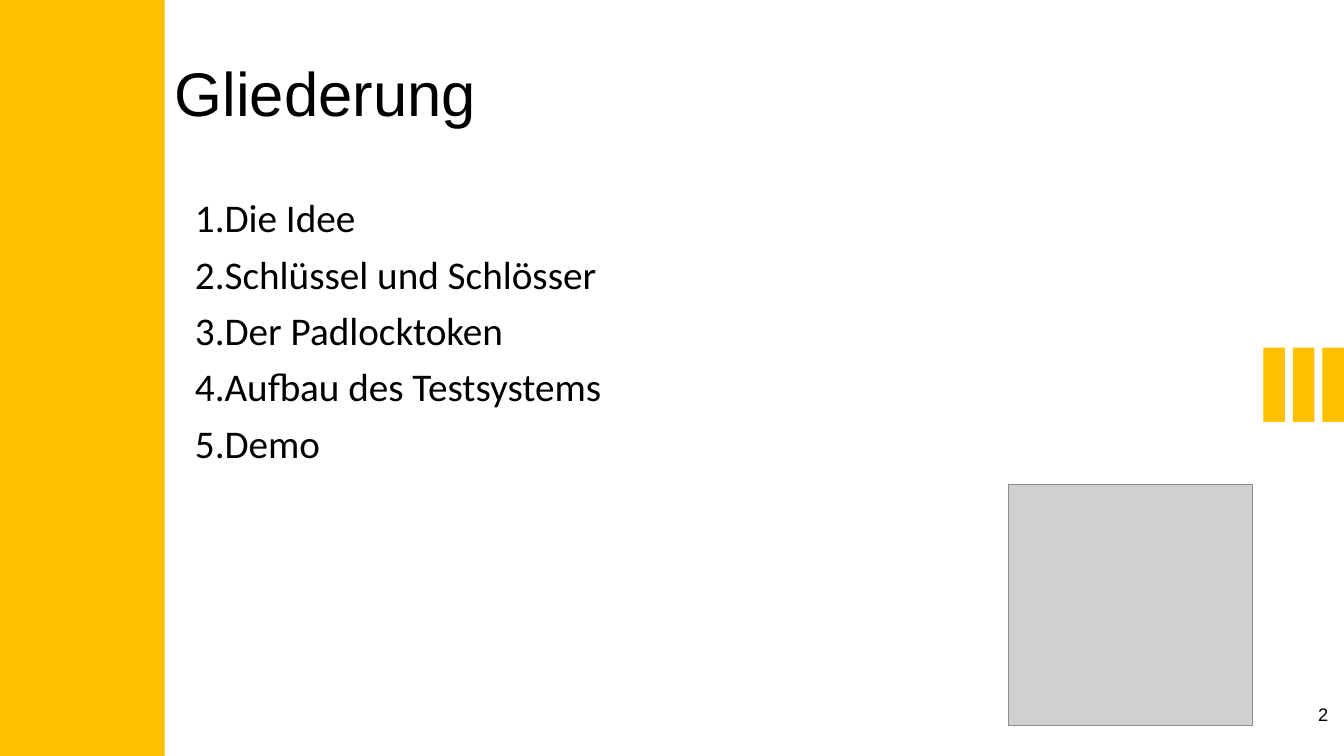
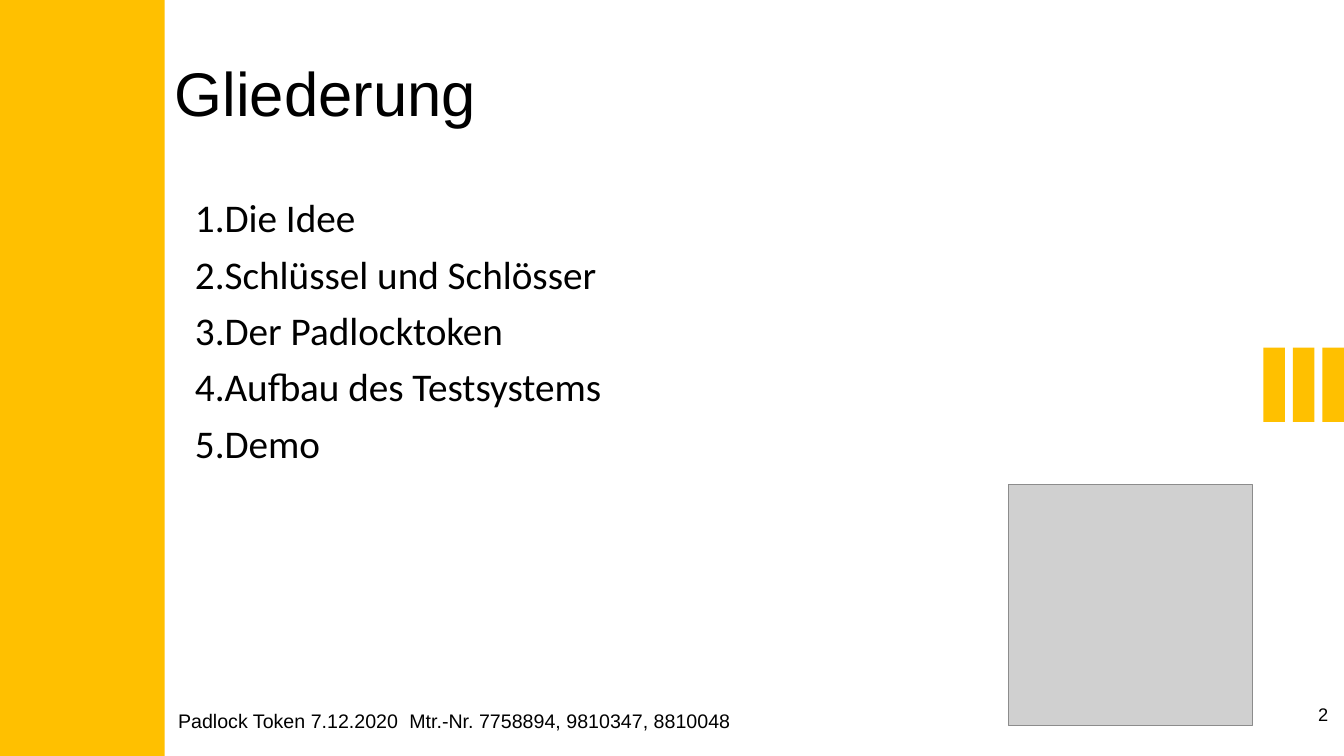
Before and after one commit to LucK1Y/Padlock-Token, a slide deck: slide 2 of presentation/Padlock_Token.pptx. Drawn at 1344x756 pixels with LibreOffice and Linux fonts; fonts in the diff are those of the drawing; grey boxes stand for pictures. Boxes give left, top, right and bottom in pixels: in the first picture for what was removed or moved away, otherwise in the second. Text is boxed around its words. In the diff, an @@ line names an element or a change of style, - is before the commit and + after.

```diff
--- a/presentation/Padlock_Token.pptx
+++ b/presentation/Padlock_Token.pptx
@@ text added at [178,713,730,731], 14 pt, text #000000 @@
+Padlock Token 7.12.2020 Mtr.-Nr. 7758894, 9810347, 8810048
```
Also in this commit, not shown: 6 other slides changed, 2 slides added.
